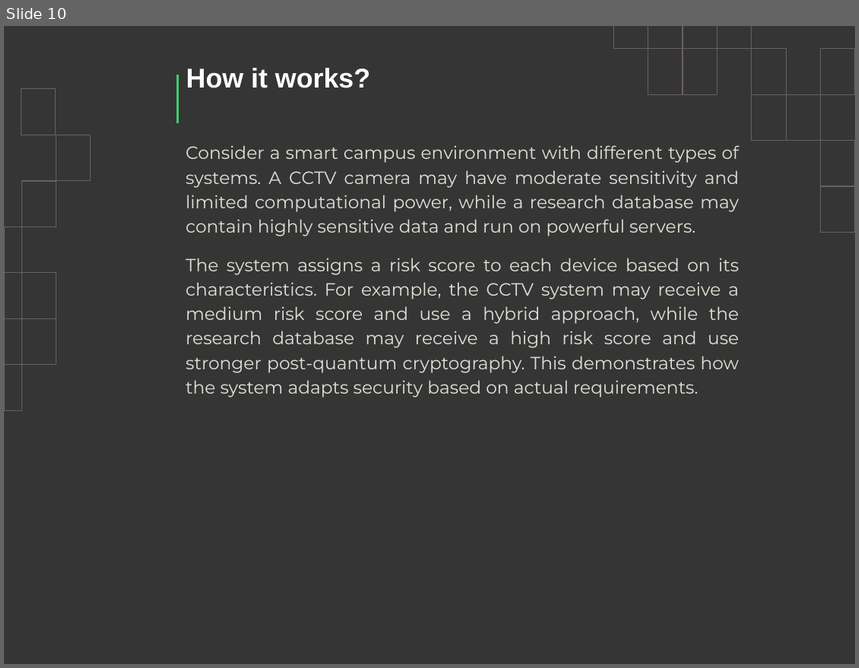
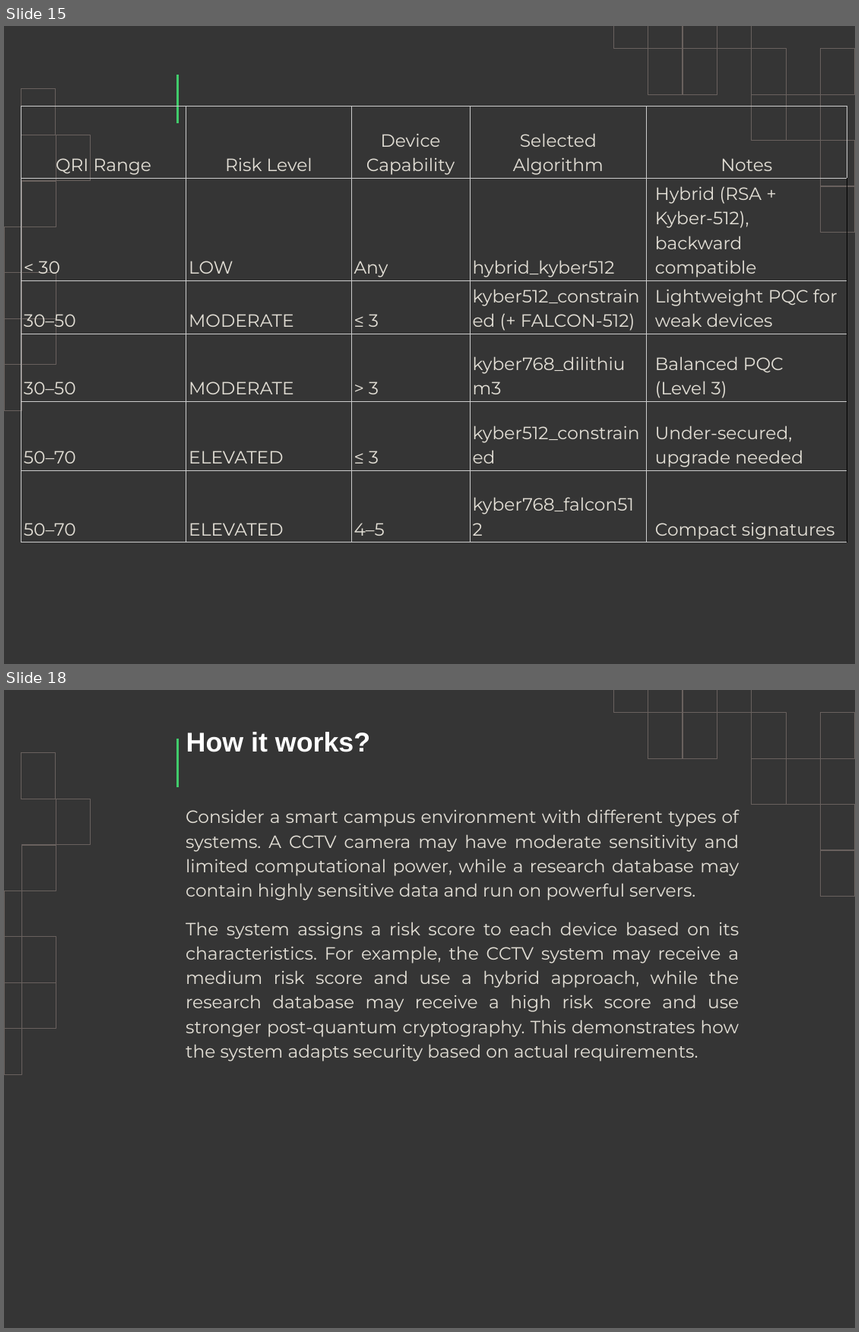
Before and after one commit to TheUnmeshRaj/Quantum-Risk-Aware-Context-Adaptive-PQC-Framework, a slide deck: docs/Proposal.pptx. Shown one above the other, each under a label of ours: slide 10 before the commit, slides 15 and 18 after it; the slides between them are not shown. The pictures are 859x668 and 859x1332 pixels, drawn with LibreOffice and Linux fonts; fonts in the diff are those of the drawing. Boxes give left, top, right and bottom in pixels: in the first picture for what was removed or moved away, otherwise in the second. Text is boxed around its words. In the diff, an @@ line names an element or a change of style, - is before the commit and + after.

```diff
--- a/docs/Proposal.pptx
+++ b/docs/Proposal.pptx
@@ slide 15 added at [4, 26, 855, 664], background #353535; not listed: 22 template elements that a slide beside it also shows @@
@@ table added at [21, 106, 847, 543], 6 rows, 5 columns @@
+QRI Range | Risk Level | Device Capability | Selected Algorithm | Notes
+< 30 | LOW | Any | hybrid_kyber512 | Hybrid (RSA + Kyber-512), backward compatible
+30–50 | MODERATE | ≤ 3 | kyber512_constrained (+ FALCON-512) | Lightweight PQC for weak devices
+30–50 | MODERATE | > 3 | kyber768_dilithium3 | Balanced PQC (Level 3)
+50–70 | ELEVATED | ≤ 3 | kyber512_constrained | Under-secured, upgrade needed
+50–70 | ELEVATED | 4–5 | kyber768_falcon512 | Compact signatures
@@ what was slide 10 is now slide 18 @@
```
Also in this commit, not shown: 1 slide changed, 7 other slides added, 3 other files.
